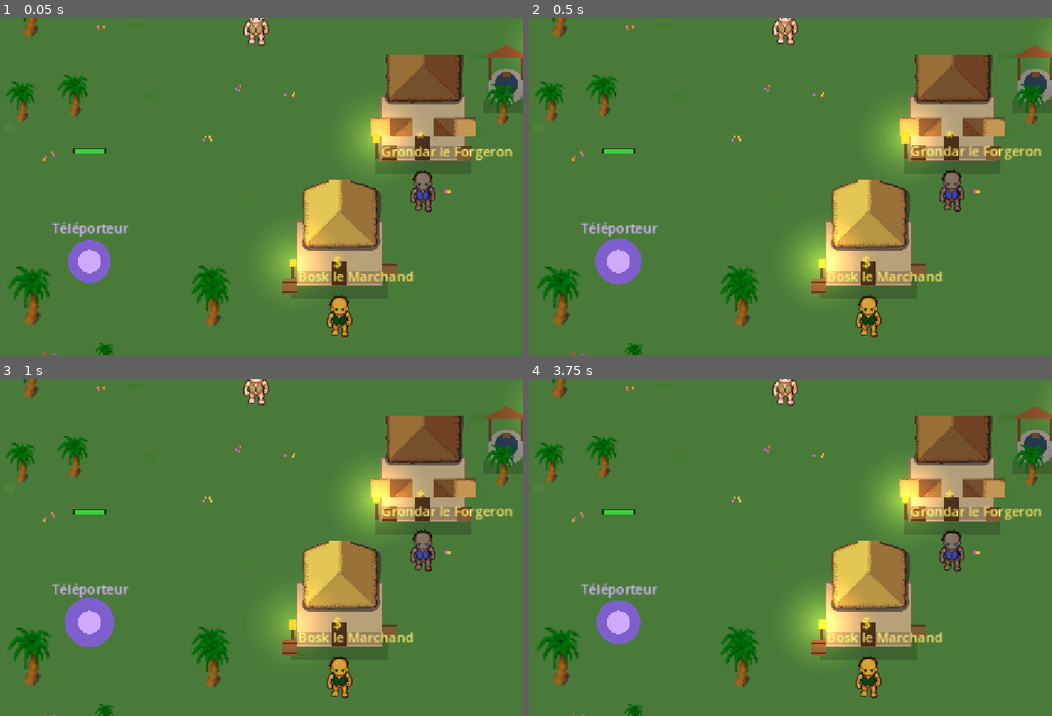
Above: before the commit, frames 1-4 (two rows, left to right).
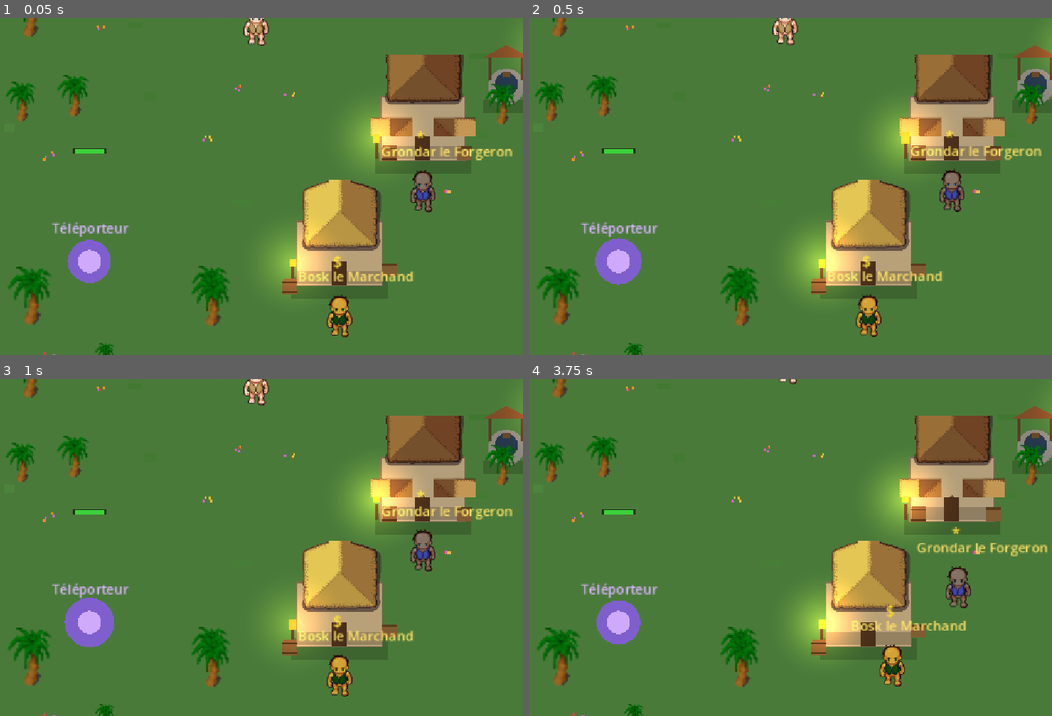
Above: after the commit, the same moments.

Repository: saintstrif13001/riendupout
Game: Godot game, scene res://scenes/World.tscn
Same seed, same stepped clock (60 frames per second), same inputs: the game is played once before the commit and once after it. This scene is started directly instead of the project's main scene.
Inputs (mouse positions are in pixels of both pictures, inside the frame that each line leads up to):
- Up to frame 1 (0.05 s): no input
- Up to frame 2 (0.5 s): no input
- Up to frame 3 (1 s): tap Enter at 0.5 s; move the mouse to (355, 530) at 0.52 s; hold D from 0.53 s (still down); tap I at 0.6 s; click (355, 530) at 0.67 s; tap Space at 0.77 s
- Up to frame 4 (3.75 s): release D at 1.25 s; drag from (633, 564) to (722, 614) at 1.27 s; move the mouse to (811, 473) at 2.02 s; hold D 2.03-2.75 s; tap O at 2.1 s; drag from (722, 614) to (570, 496) at 2.77 s; move the mouse to (931, 598) at 3.52 s; hold A from 3.53 s (still down); tap Enter at 3.6 s

Frame 1 is identical in both runs. In frame 2, 0.2% of the frame differs, in the area x 57-79%, y 72-95%; in frame 3, 0.6%; in frame 4, 3.6%, in the area x 46-100%, y 0-95%.
Error in both runs: Invalid access to property or key 'race' on a base object of type 'Dictionary'. (res://scripts/game_state.gd:64)

Commit message:
Les PNJ vagabondent maintenant autour de leur poste (retour: "pas de PNJ vivant")
Les PNJ etaient completement figes hormis une legere respiration
verticale (quelques pixels) : ils se deplacent maintenant reellement
sur un rayon de ~45px autour de leur point de spawn, avec des phases
idle/marche alternees a intervalles aleatoires.

Refactor necessaire : `node` (position mondiale reelle, deplacee par
le vagabondage) porte desormais un enfant `visual` qui isole la
respiration (elle ciblait auparavant node.position directement, ce qui
serait entre en conflit avec le vagabondage sur la meme propriete). Le
corps de collision devient un enfant de `node` (et non plus separe et
fixe a la position de spawn) pour suivre le PNJ ou qu'il erre, sans
etre perturbe par la respiration qui reste isolee dans `visual`.
update_near_interactable() utilise maintenant la position reelle du
noeud plutot que Data.NPCS.x/y (figee), sinon parler a un PNJ qui a
vagabonde aurait echoue.

Purement cosmetique, non synchronise reseau (comme la respiration
existante) : deux joueurs peuvent voir un PNJ a une position legerement
differente dans son rayon — accepte comme compromis simple, documente
dans le code.

Tests : test_npc_wander ajoute (transition idle->marche declenchee,
cible dans le rayon, deplacement reel constate, retour a idle, le
corps de collision suit le noeud). test_npc_variety et
test_npc_collision mis a jour pour la nouvelle hierarchie de noeuds.
Regression clean (combat, dialogue de patrouille, quete de livraison,
integrite des donnees).

Diff:
--- a/scripts/tools/capture.gd
+++ b/scripts/tools/capture.gd
@@ -200,6 +200,8 @@
 			_run_teleporter_test()
 		elif test_mode == "test_camera_zoom":
 			_run_camera_zoom_test()
+		elif test_mode == "test_npc_wander":
+			_run_npc_wander_test()
 		elif test_mode == "test_quit_to_menu":
 			_run_quit_to_menu_test()
 		elif test_mode == "show_player_hit_flash":
@@ -797,7 +799,8 @@
 	var colors := {}
 	var bald_count = 0
 	for n in inst.npc_nodes:
-		var hair = n.node.get_child(3) # ordre : legs, body, vest, hair, head
+		var visual = n.node.get_child(0) # node = ancre de vagabondage, visual = enfant qui porte les sprites
+		var hair = visual.get_child(3) # ordre dans visual : legs, body, vest, hair, head
 		colors[hair.modulate] = true
 		if not hair.visible: bald_count += 1
 	print("TEST_RESULT total_npcs=%d distinct_hair_colors=%d bald_count=%d"
@@ -1159,7 +1162,7 @@
 func _run_npc_collision_test() -> void:
 	print("TEST_START:npc_collision")
 	var n = inst.npc_nodes[0]
-	var npc_pos = Vector2(n.npc.x, n.npc.y)
+	var npc_pos = n.node.position # position réelle (les PNJ vagabondent désormais), pas le point de spawn figé
 	inst.player.global_position = npc_pos + Vector2(0, 100)
 	var start_pos = inst.player.global_position
 	for i in range(30):
@@ -1933,6 +1936,36 @@
 	print("TEST_RESULT all_ok=%s camera_found=%s zoomed_in_on_wheel_up=%s zoomed_out_on_wheel_down=%s clamped_at_max=%s clamped_at_min=%s"
 		% [all_ok, camera_found, zoomed_in_on_wheel_up, zoomed_out_on_wheel_down, clamped_at_max, clamped_at_min])
 
+func _run_npc_wander_test() -> void:
+	print("TEST_START:npc_wander")
+	# Les PNJ etaient completement figes (seule une respiration verticale de
+	# quelques pixels, jamais de vrai deplacement). Verifie qu'ils se
+	# deplacent reellement autour de leur poste, restent dans un rayon
+	# raisonnable, reviennent a l'etat idle, et que le corps de collision
+	# (enfant de node, pas de visual) suit bien le vagabondage.
+	var entry = inst.npc_nodes[0]
+	entry.wander_state = "idle"
+	entry.node.position = entry.home
+	entry.wander_next_at = Time.get_ticks_msec() / 1000.0 - 1.0 # force le declenchement immediat
+
+	inst.update_npc_wander(0.016)
+	var starts_walking = entry.wander_state == "walking"
+	var target_within_radius = entry.home.distance_to(entry.wander_target) <= inst.NPC_WANDER_RADIUS + 0.01
+
+	var moved_toward_target = false
+	var reached_idle_again = false
+	for i in range(400):
+		var before = entry.node.position
+		inst.update_npc_wander(0.1)
+		if i == 0: moved_toward_target = entry.node.position != before
+		if entry.wander_state == "idle": reached_idle_again = true; break
+
+	var collision_follows = entry.node.get_child(1).global_position.is_equal_approx(entry.node.global_position)
+
+	var all_ok = starts_walking and target_within_radius and moved_toward_target and reached_idle_again and collision_follows
+	print("TEST_RESULT all_ok=%s starts_walking=%s target_within_radius=%s moved_toward_target=%s reached_idle_again=%s collision_follows=%s"
+		% [all_ok, starts_walking, target_within_radius, moved_toward_target, reached_idle_again, collision_follows])
+
 func _run_stats_screen_test() -> void:
 	print("TEST_START:stats_screen")
 	# L'inventaire montrait le nom des objets equipes mais jamais de chiffres :
--- a/scripts/world.gd
+++ b/scripts/world.gd
@@ -31,6 +31,8 @@
 const CAMERA_ZOOM_MIN := 0.9
 const CAMERA_ZOOM_MAX := 2.6
 const CAMERA_ZOOM_STEP := 0.15
+const NPC_WANDER_RADIUS := 45.0
+const NPC_WANDER_SPEED := 26.0
 var economy_tick_accum: float = 0.0
 # Économie villageoise simulée : une cueilleuse récolte des herbes, l'alchimiste
 # les transforme en potions en arrière-plan, et le prix en boutique varie selon
@@ -652,26 +654,33 @@
 	var region = Rect2(2*64, 2*64, 64, 64)
 	var idx = 0
 	for npc in Data.NPCS:
+		# `node` est l'ancre de déplacement (sa position = l'emplacement réel du
+		# PNJ dans le monde, bougée par le vagabondage ci-dessous) ; `visual` est
+		# un enfant purement local qui porte l'animation de respiration, pour que
+		# les deux mouvements (vagabondage + respiration) ne se marchent pas dessus
+		# en se disputant la même propriété "position".
 		var node = Node2D.new()
 		node.position = Vector2(npc.x, npc.y)
 		node.z_index = int(npc.y) # sinon le PNJ reste toujours derrière les maisons (z_index en centaines)
+		var visual = Node2D.new()
+		node.add_child(visual)
 		var legs = Sprite2D.new()
 		legs.texture = npc_legs_tex
 		legs.region_enabled = true; legs.region_rect = region
 		legs.z_index = 0
-		node.add_child(legs)
+		visual.add_child(legs)
 		var spr = Sprite2D.new()
 		spr.texture = npc_body_tex
 		spr.region_enabled = true
 		spr.region_rect = region
 		spr.modulate = npc.tint
 		spr.z_index = 1
-		node.add_child(spr)
+		visual.add_child(spr)
 		var vest = Sprite2D.new()
 		vest.texture = vest_texs[idx % vest_texs.size()]
 		vest.region_enabled = true; vest.region_rect = region
 		vest.z_index = 2
-		node.add_child(vest)
+		visual.add_child(vest)
 		# Coiffure et calvitie déterminées par hash de l'id du PNJ (stable d'une
 		# partie à l'autre) plutôt que la même chevelure brune pour tout le monde.
 		var h = hash(npc.id)
@@ -682,45 +691,74 @@
 		hair.modulate = NPC_HAIR_COLORS[h % NPC_HAIR_COLORS.size()]
 		hair.visible = not is_bald
 		hair.z_index = 3
-		node.add_child(hair)
+		visual.add_child(hair)
 		var head = Sprite2D.new()
 		head.texture = npc_head_tex
 		head.region_enabled = true
 		head.region_rect = region
 		head.modulate = npc.tint
 		head.z_index = 3
-		node.add_child(head)
+		visual.add_child(head)
 		idx += 1
-		# petite animation d'idle (respiration) pour que les PNJ ne soient pas figés
+		# petite animation d'idle (respiration) — locale à `visual`, ne bouge plus
+		# jamais `node` (qui appartient désormais au vagabondage).
 		var tw = create_tween().set_loops()
-		tw.tween_property(node, "position:y", npc.y - 2.0, 1.1).set_trans(Tween.TRANS_SINE).set_delay(randf()*1.0)
-		tw.tween_property(node, "position:y", npc.y, 1.1).set_trans(Tween.TRANS_SINE)
+		tw.tween_property(visual, "position:y", -2.0, 1.1).set_trans(Tween.TRANS_SINE).set_delay(randf()*1.0)
+		tw.tween_property(visual, "position:y", 0.0, 1.1).set_trans(Tween.TRANS_SINE)
 		var label = Label.new()
 		label.text = npc.name
 		label.position = Vector2(-50, -54)
 		label.size = Vector2(100, 20)
 		label.horizontal_alignment = HORIZONTAL_ALIGNMENT_CENTER
 		label.add_theme_color_override("font_color", Color(1, 0.88, 0.4))
-		node.add_child(label)
+		visual.add_child(label)
 		var icon = Label.new()
 		icon.text = "$" if npc.role == "shop" else ("*" if npc.role == "profession" else "!")
 		icon.position = Vector2(-8, -72)
 		icon.add_theme_font_size_override("font_size", 18)
 		icon.add_theme_color_override("font_color", Color(1, 0.85, 0.2))
-		node.add_child(icon)
+		visual.add_child(icon)
 		$NPCs.add_child(node)
-		npc_nodes.append({"npc": npc, "node": node, "icon": icon})
 		# Collision légère pour que le joueur ne marche pas littéralement à travers/
-		# par-dessus le PNJ. Corps séparé (pas enfant du node qui oscille pour
-		# l'idle) pour rester parfaitement fixe malgré l'animation de respiration.
+		# par-dessus le PNJ. Enfant de `node` (pas de `visual`) : suit le
+		# vagabondage mais ignore la respiration, qui reste purement cosmétique.
 		var npc_body = StaticBody2D.new()
-		npc_body.position = Vector2(npc.x, npc.y)
 		var npc_shape = CollisionShape2D.new()
 		var circle = CircleShape2D.new()
 		circle.radius = 12.0
 		npc_shape.shape = circle
 		npc_body.add_child(npc_shape)
-		$NPCs.add_child(npc_body)
+		node.add_child(npc_body)
+		npc_nodes.append({
+			"npc": npc, "node": node, "icon": icon,
+			"home": Vector2(npc.x, npc.y), "wander_state": "idle",
+			"wander_target": Vector2(npc.x, npc.y),
+			"wander_next_at": Time.get_ticks_msec() / 1000.0 + randf_range(1.0, 6.0),
+		})
+
+func update_npc_wander(delta: float) -> void:
+	# Les PNJ restaient figés en permanence sur un seul point (hors la petite
+	# respiration verticale) : ils vagabondent maintenant sur un rayon modeste
+	# autour de leur poste, pour rester facilement trouvables (nom/icône les
+	# suivent) tout en donnant l'impression d'un village vivant.
+	var now = Time.get_ticks_msec() / 1000.0
+	for entry in npc_nodes:
+		match entry.wander_state:
+			"idle":
+				if now > entry.wander_next_at:
+					var angle = randf() * TAU
+					var dist = randf_range(20.0, NPC_WANDER_RADIUS)
+					entry.wander_target = entry.home + Vector2(cos(angle), sin(angle)) * dist
+					entry.wander_state = "walking"
+			"walking":
+				var to_target = entry.wander_target - entry.node.position
+				var step = NPC_WANDER_SPEED * delta
+				if to_target.length() <= step:
+					entry.node.position = entry.wander_target
+					entry.wander_state = "idle"
+					entry.wander_next_at = now + randf_range(3.0, 8.0)
+				else:
+					entry.node.position += to_target.normalized() * step
 
 func build_gather_nodes() -> void:
 	for n in Data.GATHER_NODES:
@@ -787,6 +825,12 @@
 	player.update_visuals()
 	update_near_interactable()
 	update_gather_respawns(delta)
+	# Purement cosmétique et non synchronisé sur le réseau (comme l'idle bob
+	# déjà existant) : deux joueurs peuvent voir un PNJ à une position
+	# légèrement différente dans son rayon de vagabondage. Accepté comme
+	# compromis simple — contrairement aux ennemis, l'interaction PNJ reste
+	# correcte cote local puisque near_target suit la position réelle du nœud.
+	update_npc_wander(delta)
 
 	if is_sim:
 		update_enemies(delta)
@@ -1409,7 +1453,9 @@
 		var d = player.global_position.distance_to(Vector2(g.node.x, g.node.y))
 		if d < best_d: best_d = d; nearest = {"type":"gather", "ref": g}
 	for n in npc_nodes:
-		var d = player.global_position.distance_to(Vector2(n.npc.x, n.npc.y))
+		# Position réelle du nœud (n.node.position), pas la position de spawn
+		# figée dans Data.NPCS : les PNJ vagabondent désormais autour d'elle.
+		var d = player.global_position.distance_to(n.node.position)
 		if d < best_d: best_d = d; nearest = {"type":"npc", "ref": n}
 	for c in chest_nodes:
 		if c.opened: continue
